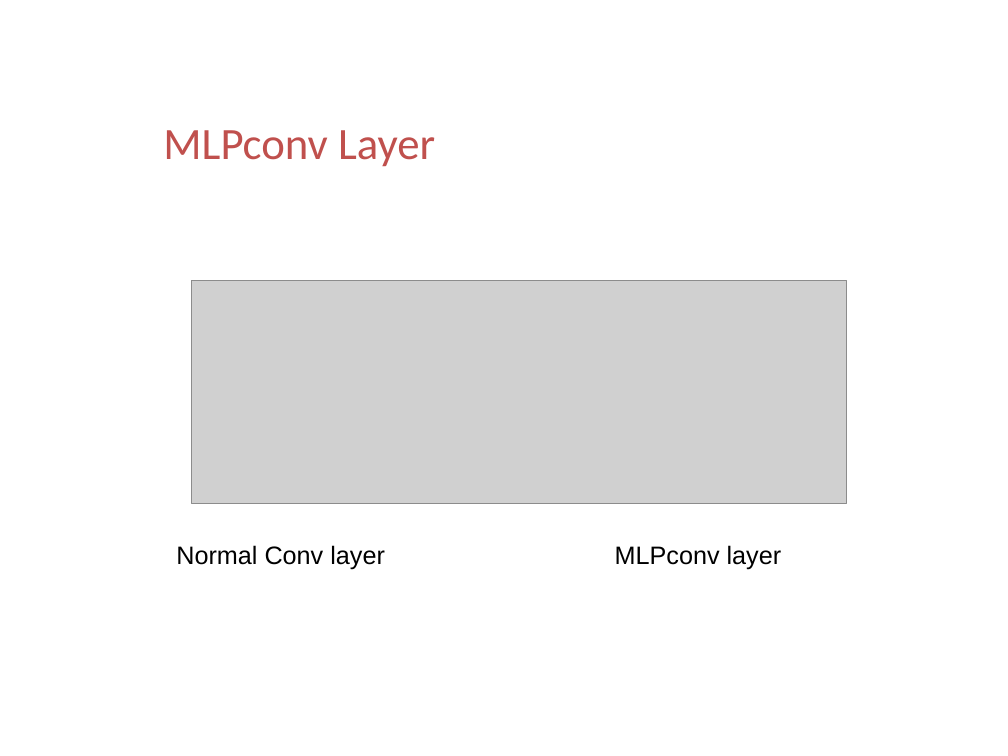
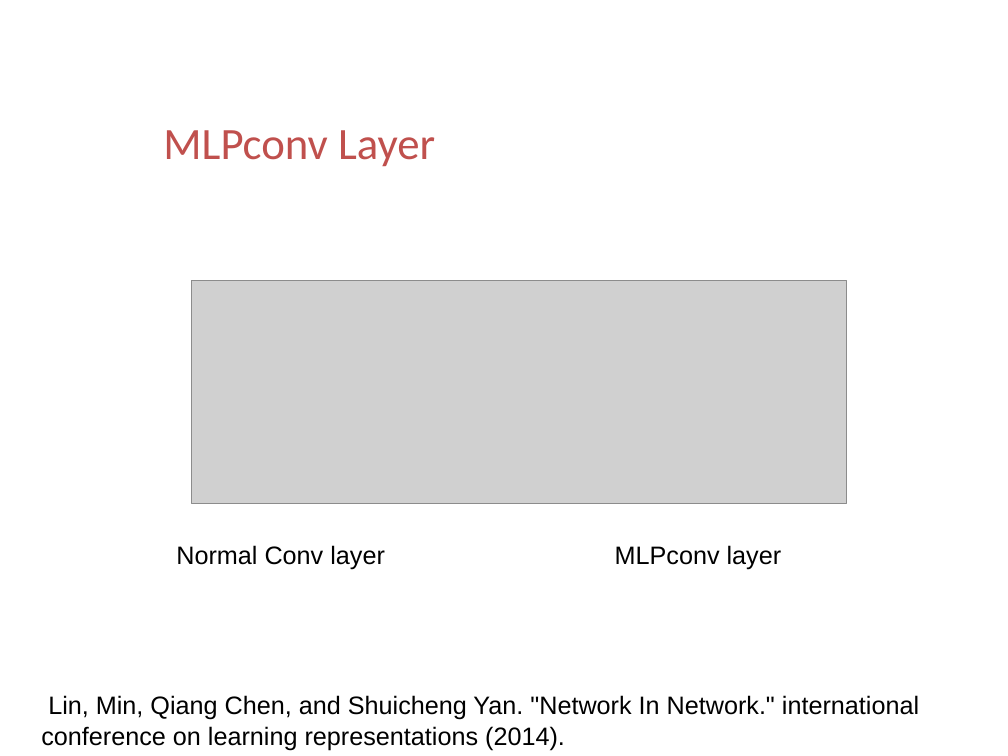
Before and after one commit to ttomchy/CV_2Project, a slide deck: slide 14 of presentation.pptx. Drawn at 1008x756 pixels with LibreOffice and Linux fonts; fonts in the diff are those of the drawing; grey boxes stand for pictures; background and template pictures are left out. Boxes give left, top, right and bottom in pixels: in the first picture for what was removed or moved away, otherwise in the second. Text is boxed around its words. In the diff, an @@ line names an element or a change of style, - is before the commit and + after.

```diff
--- a/presentation.pptx
+++ b/presentation.pptx
@@ text added at box(41, 695, 919, 750), 18 pt, text #000000 @@
+Lin, Min, Qiang Chen, and Shuicheng Yan. "Network In Network." international conference on learning representations (2014).
```
Also in this commit, not shown: 10 other slides changed, 1 slide added, 1 slide removed.
